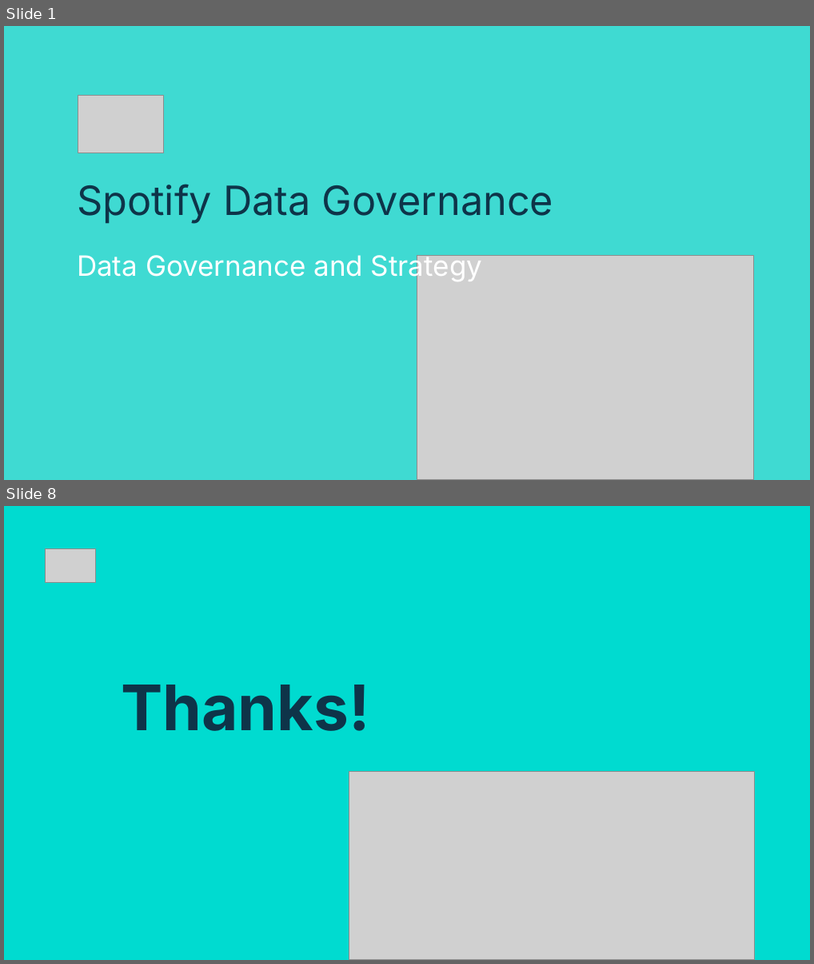
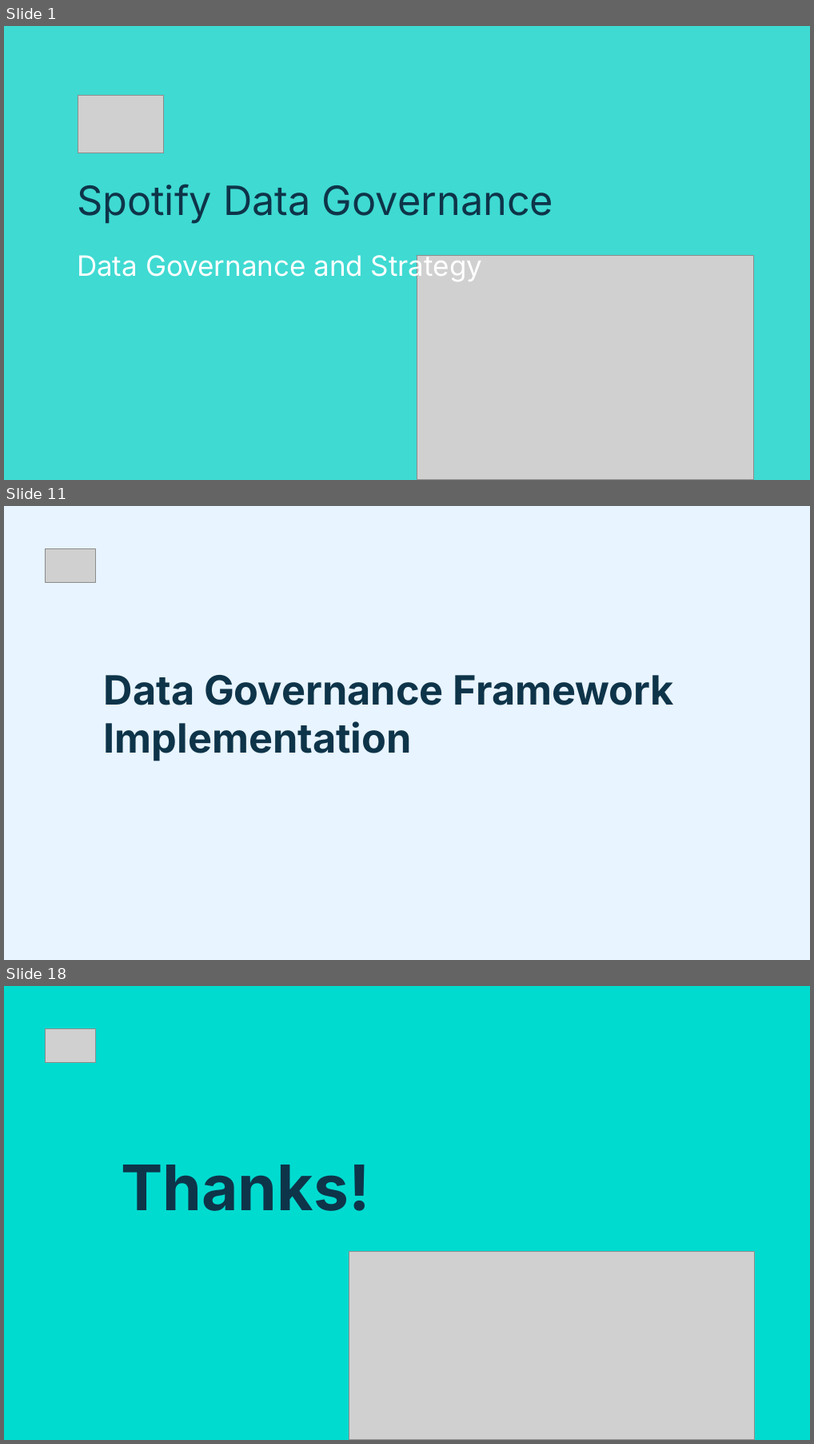
Before and after one commit to netesf13d/jedha-projects, a slide deck: 2-01-Spotify_Data_Governance/presentation/Presentation - 2-01 - Spotify Data Governance.odp. Shown one above the other, each under a label of ours: slides 1 and 8 before the commit, slides 1, 11 and 18 after it; the slides between them are not shown. The pictures are 814x964 and 814x1444 pixels, drawn with LibreOffice and Linux fonts; fonts in the diff are those of the drawing; grey boxes stand for pictures. Boxes give left, top, right and bottom in pixels: in the first picture for what was removed or moved away, otherwise in the second. Text is boxed around its words. In the diff, an @@ line names an element or a change of style, - is before the commit and + after.

```diff
--- a/2-01-Spotify_Data_Governance/presentation/Presentation - 2-01 - Spotify Data Governance.odp
+++ b/2-01-Spotify_Data_Governance/presentation/Presentation - 2-01 - Spotify Data Governance.odp
@@ slide 11 added at bbox=[4, 506, 810, 960], background #E8F4FF @@
@@ picture added at bbox=[45, 548, 96, 583] @@
@@ title added at bbox=[104, 675, 675, 761], 36 pt, text #0E3449, bold @@
+Data Governance Framework Implementation
@@ what was slide 8 is now slide 18 @@
```
Also in this commit, not shown: 15 other slides added, 6 slides removed, 6 other files.
